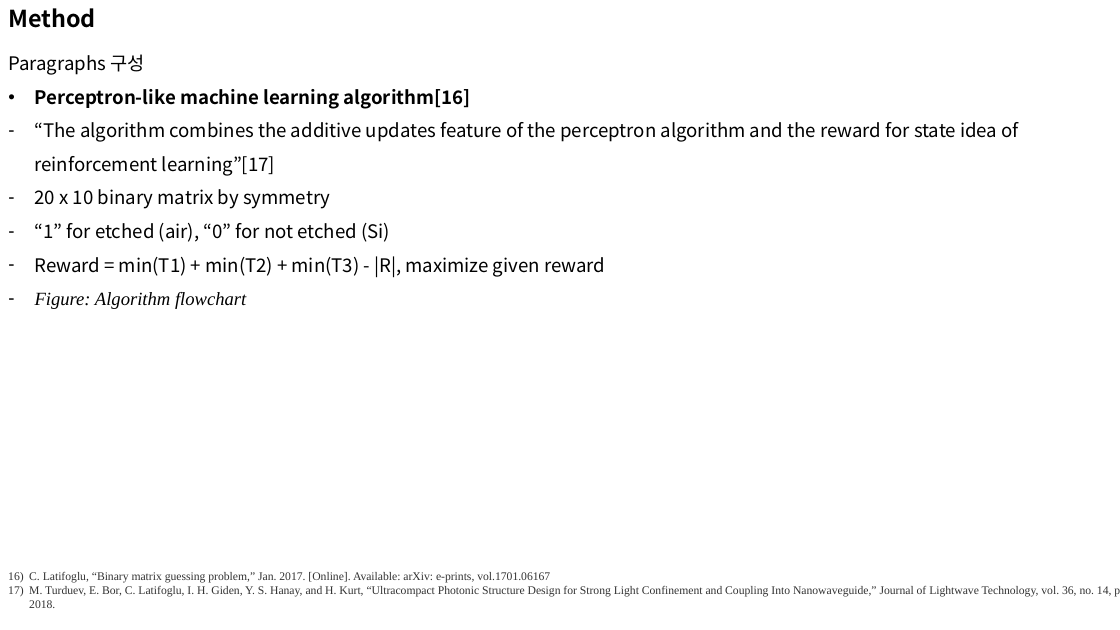
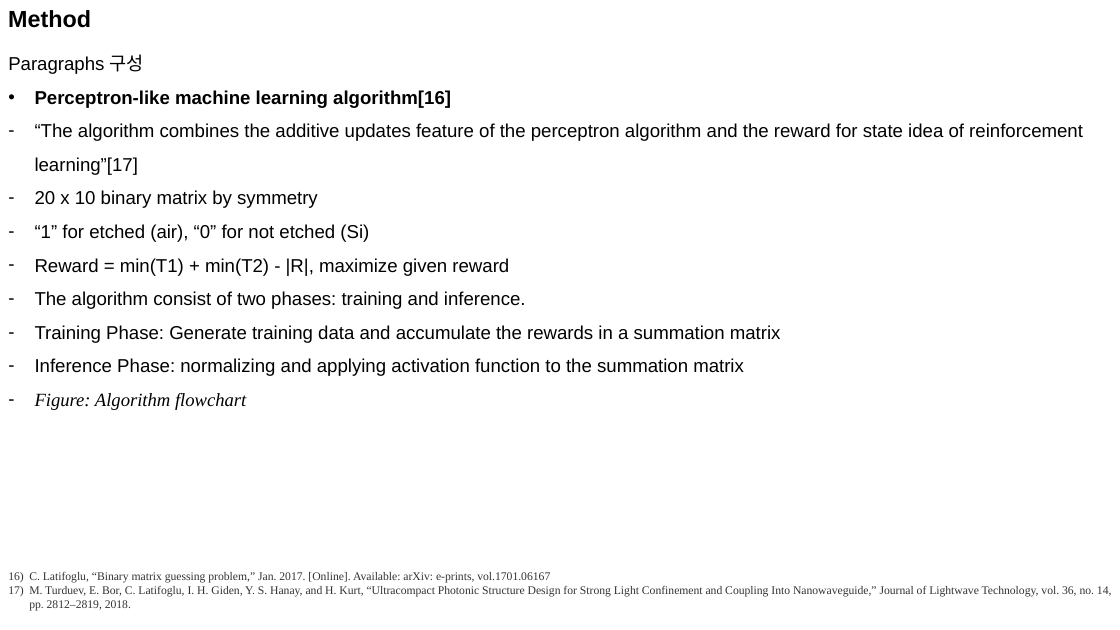
Before and after one commit to jglee96/NBTP_Lab, a slide deck: slide 2 of 개인/석사학위논문/Manuscript Preparation.pptx. Drawn at 1120x630 pixels with LibreOffice and Linux fonts; fonts in the diff are those of the drawing. Boxes give left, top, right and bottom in pixels: in the first picture for what was removed or moved away, otherwise in the second. Text is boxed around its words. In the diff, an @@ line names an element or a change of style, - is before the commit and + after.

```diff
--- a/개인/석사학위논문/Manuscript Preparation.pptx
+++ b/개인/석사학위논문/Manuscript Preparation.pptx
@@ text "Method" at [8, 10, 91, 28]: font Noto Sans CJK KR to Arial @@
@@ text at [8, 54, 1083, 242]: font Noto Sans CJK KR to Arial in "Paragraphs 구성", "Perceptron-like machine learning algorithm[16]", "“The algorithm combines the additive updates feature ...", "20 x 10 binary matrix by symmetry" and 1 more places @@
@@ text at [35, 258, 781, 376]: text changed; font Noto Sans CJK KR to Arial @@
-– Reward = min(T1) + min(T2) + min(T3) - |R|, maximize given reward
+– Reward = min(T1) + min(T2) - |R|, maximize given reward
+– The algorithm consist of two phases: training and inference.
+– Training Phase: Generate training data and accumulate the rewards in a summation matrix
+– Inference Phase: normalizing and applying activation function to the summation matrix
```
Also in this commit, not shown: 3 other slides changed, 1 slide added, 1 other file.
